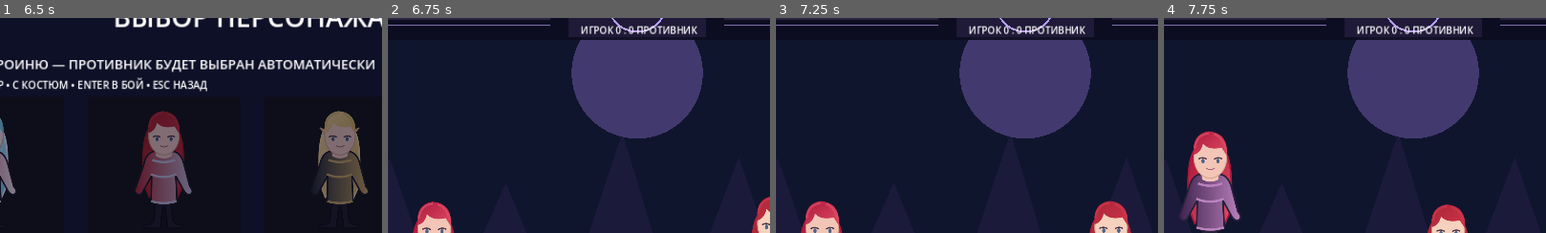
Above: before the commit, frames 1-4 (left to right).
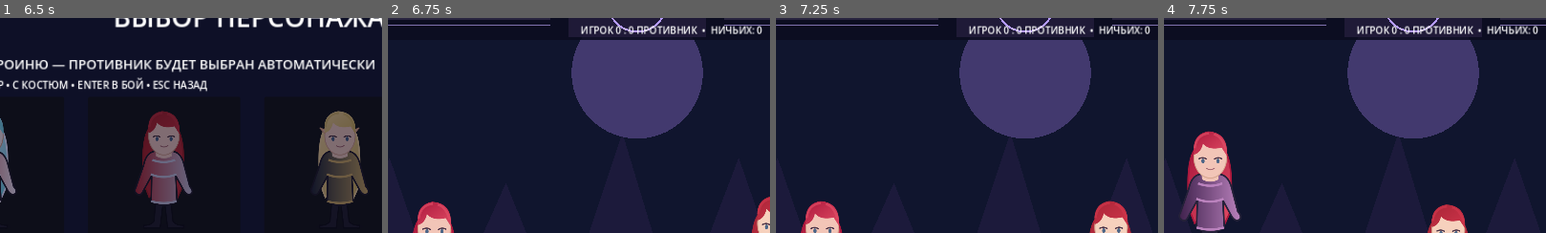
Above: after the commit, the same moments.

Repository: PerchikHot/Eclipse-Arena-
Game: Godot game, scene res://scenes/Main.tscn
The game is run twice, just before and just after one commit, with the same random seed, the same clock (stepped at 60 frames per second) and the same inputs.
Inputs (mouse positions are % of the whole screen's width and height, from its top left):
- Up to frame 1 (6.5 s): click "⚔ БЫСТРЫЙ БОЙ" at 0.5 s; click "ЯМАТО" at 1.25 s; click "ЭРЗА" at 2 s; click "АЛЬФА" at 2.75 s; click "РИАС" at 3.5 s; click "КОСТЮМ: КАНОН" at 4.25 s; click "КОСТЮМ: БОЕВОЙ" at 5 s; click "КОСТЮМ: ПЛЯЖНЫЙ" at 5.75 s
- Up to frame 2 (6.75 s): click "В БОЙ" at 6.5 s
- Up to frame 3 (7.25 s): no input
- Up to frame 4 (7.75 s): tap Enter at 7.25, 7.35 s; move the mouse to (72, 45) at 7.27 s; hold Right from 7.28 s (still down); click (72, 45) at 7.42 s; tap Space at 7.52 s; tap Keypad Enter at 7.55 s
The pictures show only the part of the screen within x 17-67%, y 12-62%; the shares and areas given below are measured in that part.

Frame 1 is identical in both runs. In frame 2, 0.4% of the frame differs, in the area x 82-98%, y 3-8%; in frame 3, 0.4%; in frame 4, 0.4%.

Commit message:
feat(eclipse): start a clean match and reset scoreboard when changing fighter

Diff:
--- a/scripts/main.gd
+++ b/scripts/main.gd
@@ -375,6 +375,12 @@
     selection_choice = index
     save_selection_preferences()
     enemy_fighter = (index + randi_range(1, 3)) % fighter_names.size()
+    # Choosing a fighter starts a new match. Never carry a previous
+    # character's wins, losses or draws into the next match.
+    player_wins = 0
+    enemy_wins = 0
+    draws = 0
+    score_label.text = "ИГРОК 0 : 0 ПРОТИВНИК  •  НИЧЬИХ: 0"
     update_health_labels()
     selection_layer.visible = false
     restart_round()
